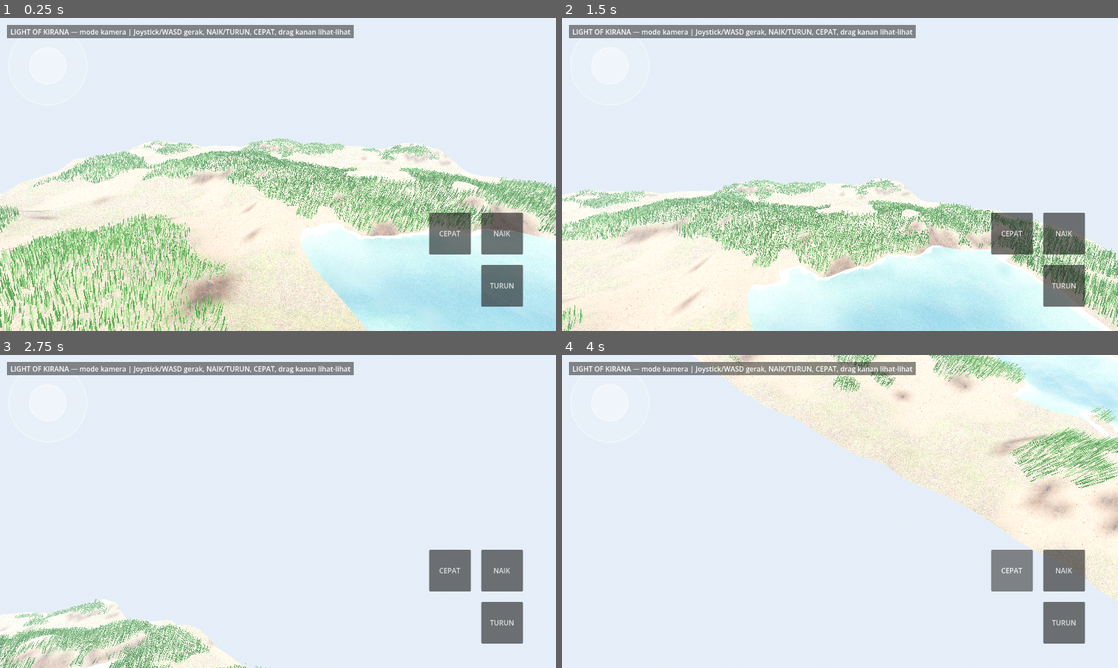
Above: before the commit, frames 1-4 (two rows, left to right).
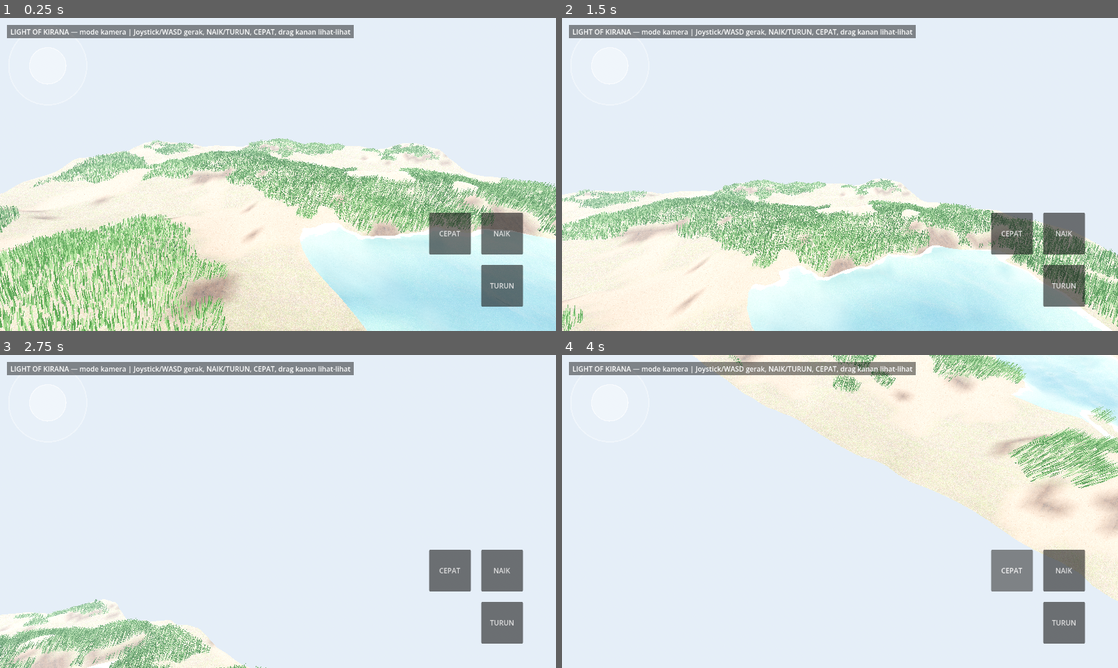
Above: after the commit, the same moments.

Repository: bagus123triga/light-of-kirana
Game: Godot game, scene res://scenes/main.tscn
The game is run twice, just before and just after one commit, with the same random seed, the same clock (stepped at 60 frames per second) and the same inputs.
Inputs (mouse positions are in pixels of both pictures, inside the frame that each line leads up to):
- Up to frame 1 (0.25 s): no input
- Up to frame 2 (1.5 s): drag from (612, 64) to (895, 105) at 0.52 s; drag from (728, 190) to (812, 237) at 1.27 s
- Up to frame 3 (2.75 s): move the mouse to (333, 442) at 2.02 s; hold D from 2.03 s (still down); hold Shift from 2.03 s (still down)
- Up to frame 4 (4 s): release D at 2.75 s; release Shift at 2.75 s; drag from (812, 574) to (673, 464) at 2.77 s; move the mouse to (1006, 558) at 3.52 s; hold A from 3.53 s (still down); hold Shift from 3.53 s (still down); tap Space at 3.77 s

The runs differ from the first frame. In frame 1, 6.7% of the frame differs, in the area x 0-100%, y 38-100%; in frame 2, 3.1%; in frame 3, 0.7%; in frame 4, 3.0%.

Commit message:
Texture terrain: lapisan detail anti-pengulangan, rumput 80000

Diff:
--- a/scripts/world.gd
+++ b/scripts/world.gd
@@ -14,7 +14,7 @@
 const LAKE_CENTER := Vector2(14.0, 12.0)
 const LAKE_RADIUS := 9.0
 const WATER_LEVEL := -0.25
-const GRASS_COUNT := 60000
+const GRASS_COUNT := 80000
 
 var grass_material: ShaderMaterial
 var terrain_material: ShaderMaterial
--- a/shaders/terrain.gdshader
+++ b/shaders/terrain.gdshader
@@ -1,6 +1,7 @@
 // LIGHT OF KIRANA — terrain bertekstur (minta Bagus 2026-11-09: tanah
-// terlalu polos). Tekstur CC0 Poly Haven 1K JPG: leafy_grass, dirt_floor,
-// rock_face. Sampling pakai posisi dunia (XZ) biar tiling seragam;
+// terlalu polos; revisi: tekstur kurang bagus -> tambah lapisan detail
+// biar tidak kelihatan berulang). Tekstur CC0 Poly Haven 1K JPG:
+// leafy_grass, dirt_floor, rock_face. Sampling pakai posisi dunia (XZ);
 // COLOR vertex = mask jenis tanah (r=tanah gundul, g=rumput, b=batu).
 shader_type spatial;
 render_mode diffuse_burley, specular_schlick_ggx;
@@ -8,9 +9,17 @@
 uniform sampler2D grass_tex : filter_linear_mipmap, repeat_enable;
 uniform sampler2D dirt_tex : filter_linear_mipmap, repeat_enable;
 uniform sampler2D rock_tex : filter_linear_mipmap, repeat_enable;
-uniform float tex_scale = 0.25; // 1 tile per 4 meter
+uniform float tex_scale = 0.33; // 1 tile per 3 meter
 
 varying vec3 world_pos;
+
+// Satu tekstur disampling 2x (skala beda + offset) lalu dicampur —
+// pola pengulangan tile jadi samar, detail lebih halus.
+vec3 sample_detail(sampler2D tex, vec2 uv) {
+	vec3 a = texture(tex, uv).rgb;
+	vec3 b = texture(tex, uv * 2.7 + vec2(0.37, 0.61)).rgb;
+	return mix(a, b, 0.5);
+}
 
 void vertex() {
 	world_pos = (MODEL_MATRIX * vec4(VERTEX, 1.0)).xyz;
@@ -18,9 +27,9 @@
 
 void fragment() {
 	vec2 uv = world_pos.xz * tex_scale;
-	vec3 grass_c = texture(grass_tex, uv).rgb;
-	vec3 dirt_c = texture(dirt_tex, uv).rgb;
-	vec3 rock_c = texture(rock_tex, uv).rgb;
+	vec3 grass_c = sample_detail(grass_tex, uv);
+	vec3 dirt_c = sample_detail(dirt_tex, uv);
+	vec3 rock_c = sample_detail(rock_tex, uv);
 	vec3 col = grass_c * COLOR.g + dirt_c * COLOR.r + rock_c * COLOR.b;
 	ALBEDO = col;
 	ROUGHNESS = 1.0;
Not shown, changed: Agent.md
